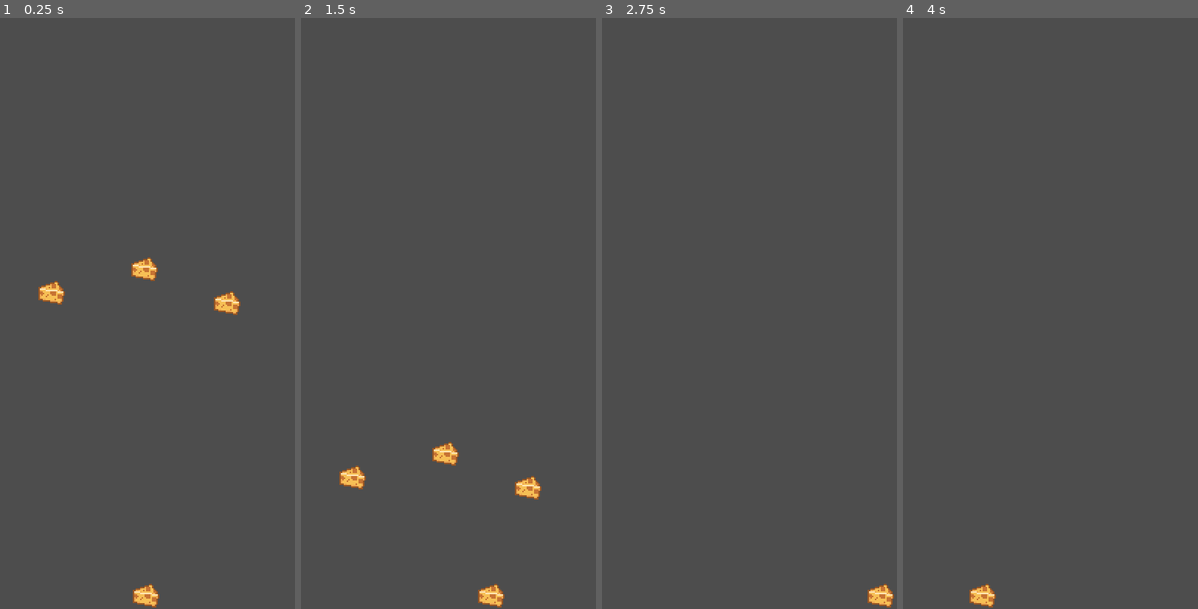
Above: before the commit, frames 1-4 (left to right).
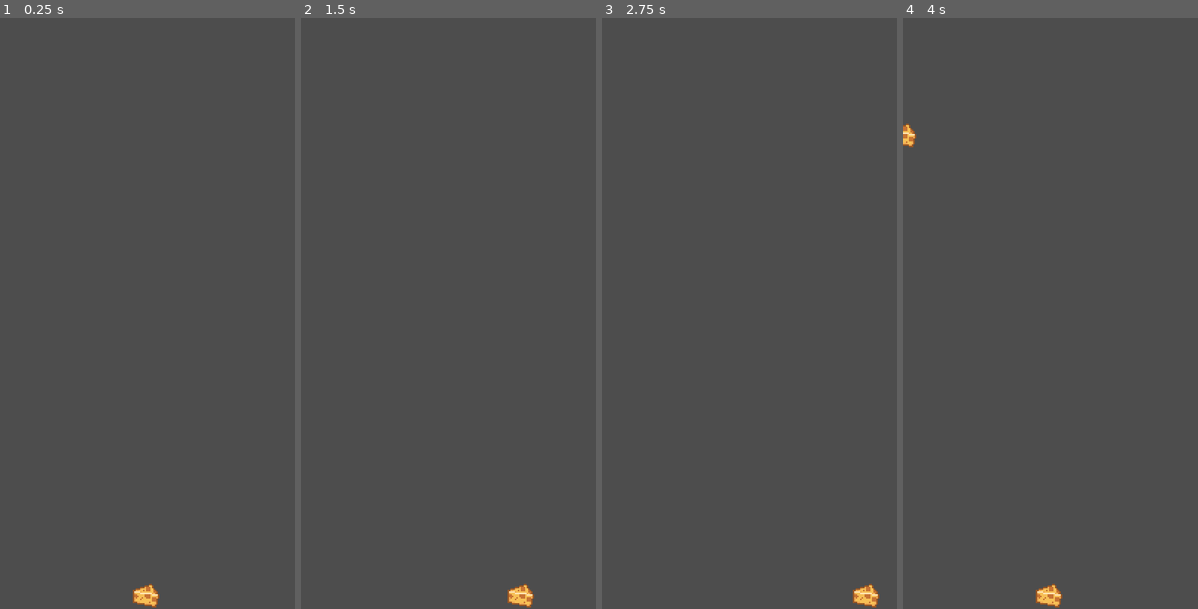
Above: after the commit, the same moments.

Repository: DamDro95/stacking-game
Game: Godot game, scene res://Scripts/node_2d.tscn
Two runs of this game, one before a commit and one after it. Both use one fixed random seed, a clock stepped at 60 frames per second and the inputs below.
Inputs:
- Up to frame 1 (0.25 s): no input
- Up to frame 2 (1.5 s): hold Right (ui_right) 0.53-1.28 s; hold Left (ui_left) from 1.28 s (still down)
- Up to frame 3 (2.75 s): release Left (ui_left) at 2.03 s; hold Right (ui_right) from 2.03 s (still down)
- Up to frame 4 (4 s): release Right (ui_right) at 3.53 s; hold Left (ui_left) from 3.53 s (still down)

The runs differ from the first frame. In frame 1, 0.8% of the frame differs, in the area x 13-82%, y 40-51%; in frame 2, 1.3%, in the area x 13-82%, y 71-100%; in frame 3, 0.4%; in frame 4, 0.7%.

Commit message:
Added Spawning Function with Accessible Timers + Kill zone

Diff:
--- /dev/null
+++ b/Scenes/kill_zone.tscn
@@ -0,0 +1,13 @@
+[gd_scene format=3 uid="uid://1xib5sdxe3q5"]
+
+[ext_resource type="Script" uid="uid://bhyj1hgja8v4d" path="res://Scripts/kill_zone.gd" id="1_d6013"]
+
+[sub_resource type="WorldBoundaryShape2D" id="WorldBoundaryShape2D_8fbta"]
+
+[node name="KillZone" type="Area2D" unique_id=256014582]
+script = ExtResource("1_d6013")
+
+[node name="CollisionShape2D" type="CollisionShape2D" parent="." unique_id=17905159]
+shape = SubResource("WorldBoundaryShape2D_8fbta")
+
+[connection signal="area_entered" from="." to="." method="_on_area_entered"]
--- /dev/null
+++ b/Scripts/kill_zone.gd
@@ -0,0 +1,4 @@
+extends Area2D
+
+func _on_area_entered(area: Area2D) -> void:
+	area.queue_free()
--- /dev/null
+++ b/Scripts/node_2d.gd
@@ -0,0 +1,37 @@
+extends Node2D
+
+@export var point_1: Vector2 = Vector2(-100,-400)
+@export var point_2: Vector2 = Vector2(100,-400)
+
+@onready var stackable_object: Resource = preload("res://Scenes/StackableObject.tscn")
+
+# Called when the node enters the scene tree for the first time.
+func _ready() -> void:
+	randomize()
+
+func get_a_random_position(p1: Vector2, p2: Vector2) -> Vector2:
+	# Get random x and y values
+	var x_value: float = randf_range(p1.x, p2.x)
+	var y_value: float = randf_range(p1.y, p2.y)
+	# Set the random values into a Vector2
+	var random_position: Vector2 = Vector2(x_value, y_value)
+
+	return(random_position)
+
+func spawn_stackable():
+	# Creates an instance of the Stackable Object
+	var stackable_instance: Node = stackable_object.instantiate()
+	# Places the instanced Stackable into the Scene Tree
+	add_child(stackable_instance)
+	# Generate a spawn location
+	var spawn_location: Vector2 = get_a_random_position(point_1, point_2)
+	# Sets the position of the spawn location when instantiating
+	stackable_instance.set_position(spawn_location)
+
+# Spawning Stackables at a specified interval
+func _on_spawn_timer_timeout() -> void:
+	spawn_stackable()
+
+# Changing the interval time (increasing spawn rate)
+func _on_interval_timer_timeout() -> void:
+	$SpawnTimer.wait_time *= 0.9
--- a/Scripts/node_2d.tscn
+++ b/Scripts/node_2d.tscn
@@ -1,10 +1,14 @@
 [gd_scene format=3 uid="uid://dpufkg3k3u3ar"]
 
+[ext_resource type="Script" uid="uid://c605qutxb0wj8" path="res://Scripts/node_2d.gd" id="1_u8md8"]
 [ext_resource type="PackedScene" uid="uid://eaoy50jwe5p4" path="res://Scenes/Player.tscn" id="1_x1gbe"]
 [ext_resource type="PackedScene" uid="uid://gxywdaab048m" path="res://Scenes/Boundry.tscn" id="2_3vtpo"]
-[ext_resource type="PackedScene" uid="uid://1mw26pj36kag" path="res://Scenes/StackableObject.tscn" id="3_3rjud"]
+[ext_resource type="PackedScene" uid="uid://1xib5sdxe3q5" path="res://Scenes/kill_zone.tscn" id="4_u8md8"]
 
 [node name="Node2D" type="Node2D" unique_id=1268358540]
+script = ExtResource("1_u8md8")
+point_1 = Vector2(-100, -410)
+point_2 = Vector2(100, -410)
 
 [node name="Camera2D" type="Camera2D" parent="." unique_id=2006666752]
 offset = Vector2(0, -190)
@@ -18,11 +22,15 @@
 [node name="Map2" parent="." unique_id=271718441 instance=ExtResource("2_3vtpo")]
 position = Vector2(-110, 0)
 
-[node name="StackableObject" parent="." unique_id=620588430 instance=ExtResource("3_3rjud")]
-position = Vector2(-64, -230)
+[node name="SpawnTimer" type="Timer" parent="." unique_id=207202423]
+wait_time = 3.0
+autostart = true
 
-[node name="StackableObject2" parent="." unique_id=584199349 instance=ExtResource("3_3rjud")]
-position = Vector2(-1, -246)
+[node name="IntervalTimer" type="Timer" parent="." unique_id=1902297915]
+autostart = true
 
-[node name="StackableObject3" parent="." unique_id=669030390 instance=ExtResource("3_3rjud")]
-position = Vector2(55, -223)
+[node name="KillZone" parent="." unique_id=256014582 instance=ExtResource("4_u8md8")]
+position = Vector2(0, 59)
+
+[connection signal="timeout" from="SpawnTimer" to="." method="_on_spawn_timer_timeout"]
+[connection signal="timeout" from="IntervalTimer" to="." method="_on_interval_timer_timeout"]
--- a/character_body_2d.gd
+++ b/character_body_2d.gd
@@ -1,11 +1,8 @@
 extends CharacterBody2D
 
+const SPEED = 200.0
 
-const SPEED = 300.0
-const JUMP_VELOCITY = -400.0
-
-
-func _physics_process(delta: float) -> void:
+func _physics_process(_delta: float) -> void:
 
 	# Get the input direction and handle the movement/deceleration.
 	# As good practice, you should replace UI actions with custom gameplay actions.
Not shown, added: Scripts/kill_zone.gd.uid
Not shown, added: Scripts/node_2d.gd.uid
